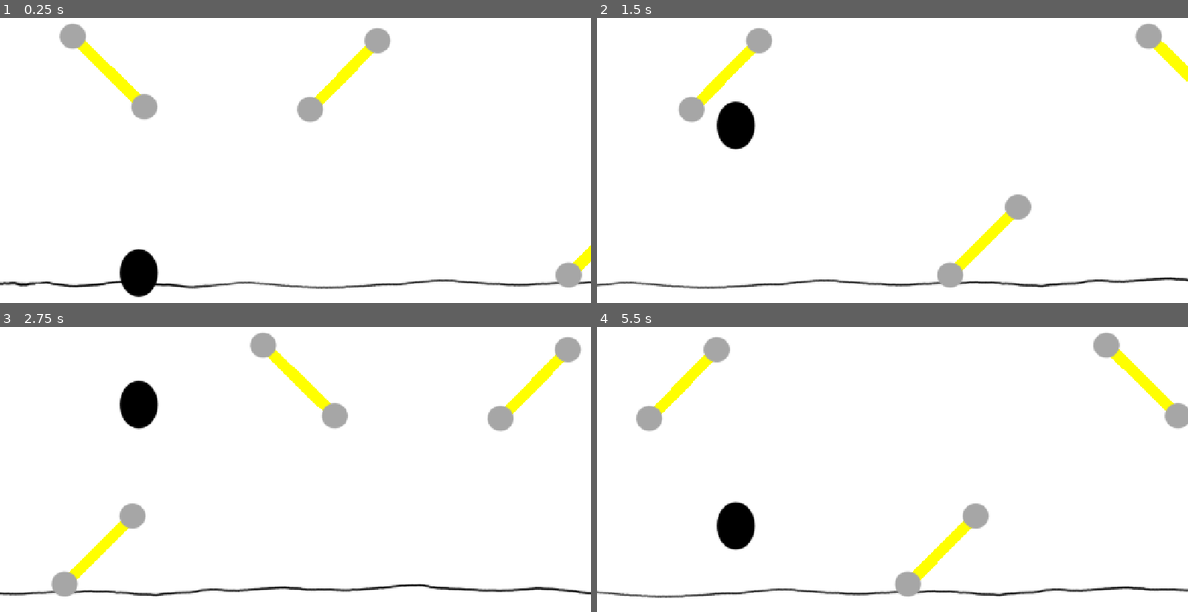
Above: before the commit, frames 1-4 (two rows, left to right).
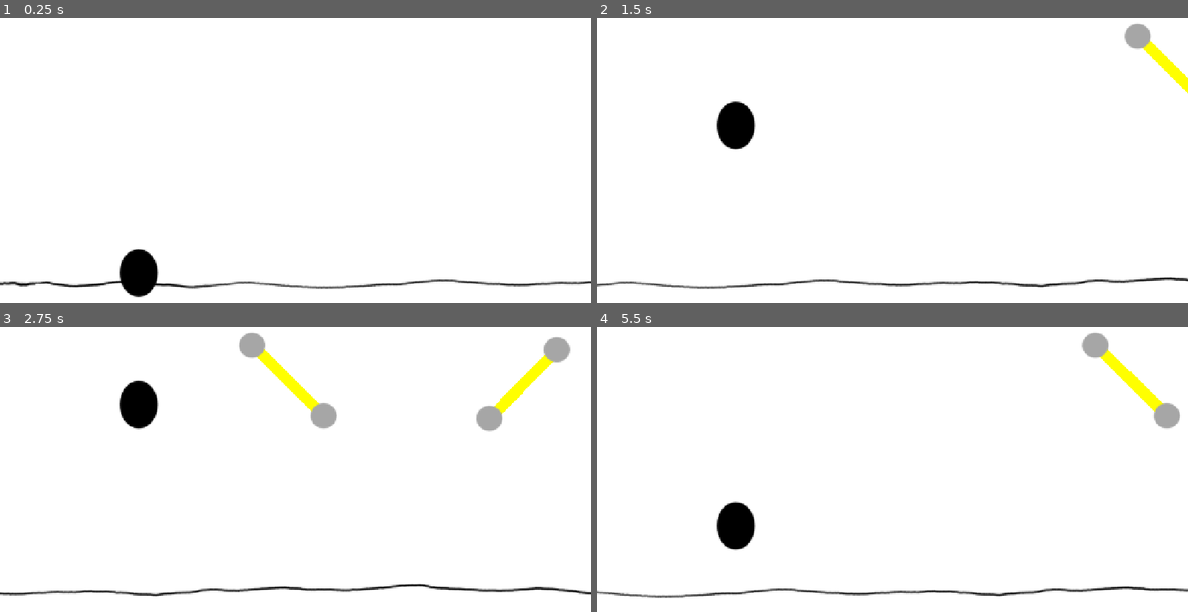
Above: after the commit, the same moments.

Repository: snowfrogdev/jetpack-joyride-clone
Game: Godot game, scene res://main.tscn
Same seed, same stepped clock (60 frames per second), same inputs: the game is played once before the commit and once after it.
Inputs:
- Up to frame 1 (0.25 s): no input
- Up to frame 2 (1.5 s): tap Enter (ui_accept) at 0.5, 0.77 s; hold Space (Boost) 0.53-1.28 s; tap Space (Boost) at 1.35 s
- Up to frame 3 (2.75 s): tap Enter (ui_accept) at 1.52 s; hold Space (Boost) from 2.03 s (still down)
- Up to frame 4 (5.5 s): release Space (Boost) at 2.78 s; tap Space (Boost) at 2.85, 4.35 s; tap Enter (ui_accept) at 3.02, 3.5, 3.77, 4.25, 4.52 s; hold Space (Boost) 3.53-4.28 s; hold Space (Boost) from 5.03 s (still down)

The runs differ from the first frame. In frame 1, 2.7% of the frame differs, in the area x 10-100%, y 2-95%; in frame 2, 3.0%; in frame 3, 3.8%, in the area x 8-99%, y 2-95%; in frame 4, 3.5%.

Commit message:
Refactor SunCoreRelays instances in segments and update RectangleShape2D resource references; improve segment spawning logic in SegmentManager

Diff:
--- a/segments/segment_01.tscn
+++ b/segments/segment_01.tscn
@@ -18,7 +18,7 @@
 position = Vector2(1504, 354)
 gizmo_extents = 55.0
 
-[node name="SunCoreRelays" parent="." groups=["hazard"] instance=ExtResource("1_odgxk")]
+[node name="SunCoreRelays" parent="." instance=ExtResource("1_odgxk")]
 position = Vector2(235.5, 190.5)
 
 [node name="Beam" parent="SunCoreRelays" index="0"]
@@ -34,7 +34,7 @@
 rotation = 0.778905
 shape = SubResource("RectangleShape2D_odgxk")
 
-[node name="SunCoreRelays2" parent="." groups=["hazard"] instance=ExtResource("1_odgxk")]
+[node name="SunCoreRelays2" parent="." instance=ExtResource("1_odgxk")]
 position = Vector2(745, 198)
 
 [node name="Beam" parent="SunCoreRelays2" index="0"]
@@ -50,7 +50,7 @@
 rotation = -0.795567
 shape = SubResource("RectangleShape2D_8xfd5")
 
-[node name="SunCoreRelays3" parent="." groups=["hazard"] instance=ExtResource("1_odgxk")]
+[node name="SunCoreRelays3" parent="." instance=ExtResource("1_odgxk")]
 position = Vector2(1305.5, 557.75)
 
 [node name="Beam" parent="SunCoreRelays3" index="0"]
--- a/segments/segment_manager.gd
+++ b/segments/segment_manager.gd
@@ -8,7 +8,7 @@
 
 var scroll_speed: float = 0.0
 var _active_segments: Array[Node2D] = []
-var _last_segment_end_x: float = 0.0
+var _last_segment_end_x: float
 
 func _ready():
   spawn_initial_segments()
@@ -34,8 +34,8 @@
   return 0.0
 
 func spawn_initial_segments():
-  while _last_segment_end_x < get_viewport_right_edge() + spawn_buffer:
-    spawn_next_segment()
+  _last_segment_end_x = get_viewport_right_edge() + spawn_buffer
+  spawn_next_segment()
 
 func spawn_next_segment():
   assert(segments.size() > 0, "No segments available to spawn.")
Not shown: 2 places in hazards/sun_core_relays.tscn that only renumber resources
